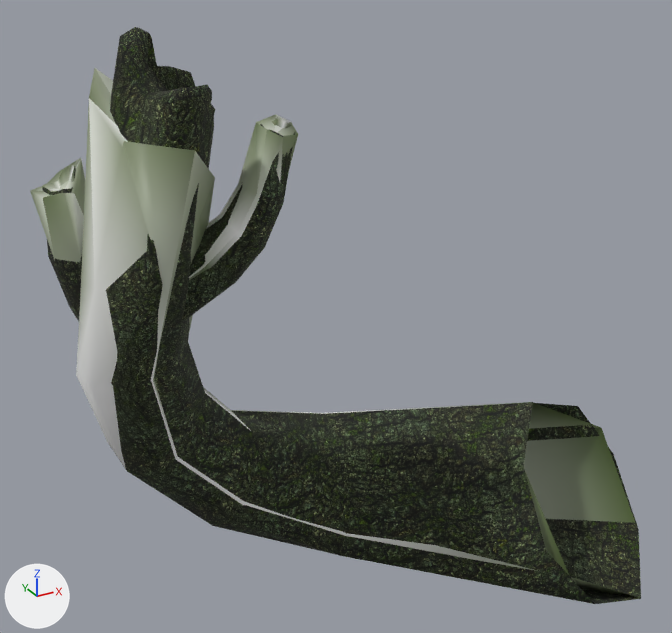
The COLLADA model models/flora_treestump_wg_01.dae as it was, and as the next commit left it.
Both versions are drawn from a 50 mm lens placed at (-20.7, -32.3, 18.6), pointed at (-2.0, 1.6, 1.7). Every picture has the same lights, and +X, +Y and +Z are marked at lower left. Where no turn or scale is listed for an object, it has been applied to the vertices.

In view in the first picture: 'nifid_1-matrix', 'nifid_11-matrix'.
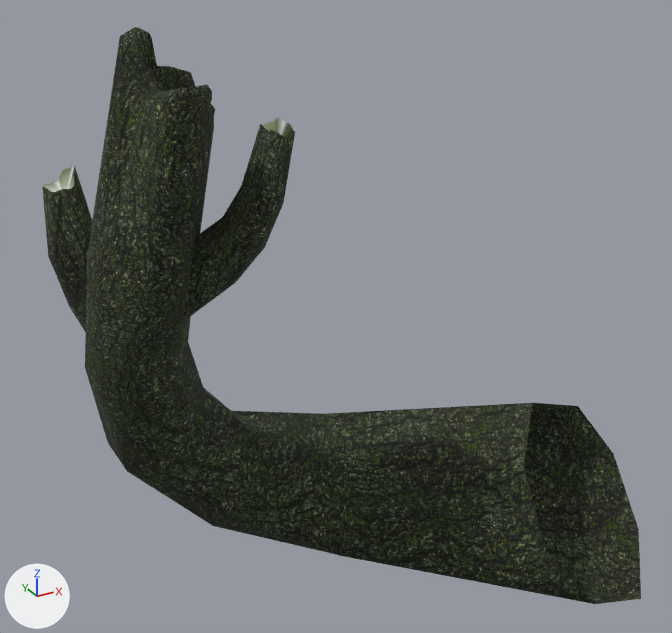
The edits, one by one:
Object 'nifid_11-matrix' (ob_nifid_11_matrix) is deleted.

Boxes [x1, y1, x2, y2] around the edits, measured in the pictures (672 x 633 px):
'nifid_11-matrix', deleted: before [30, 68, 639, 598]
